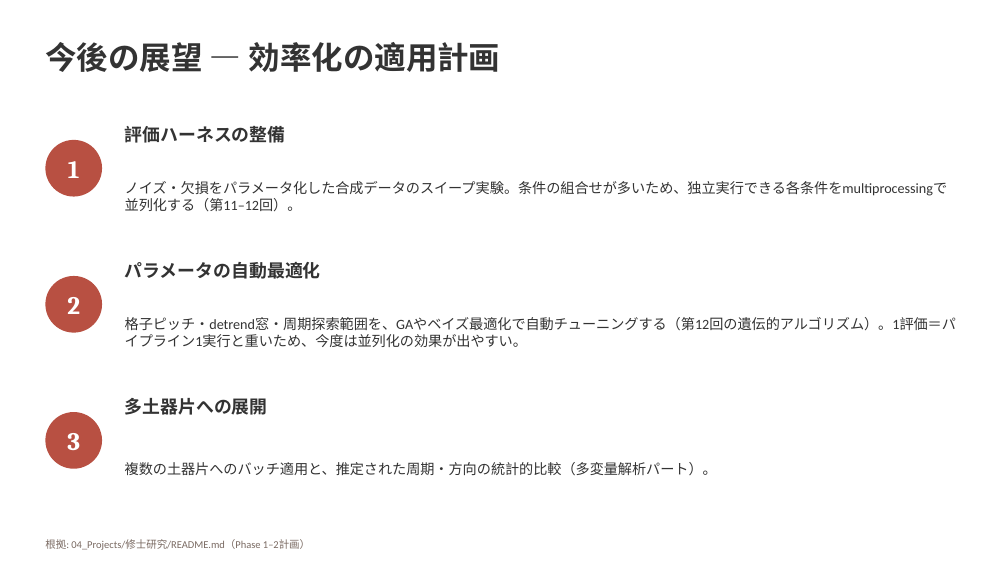
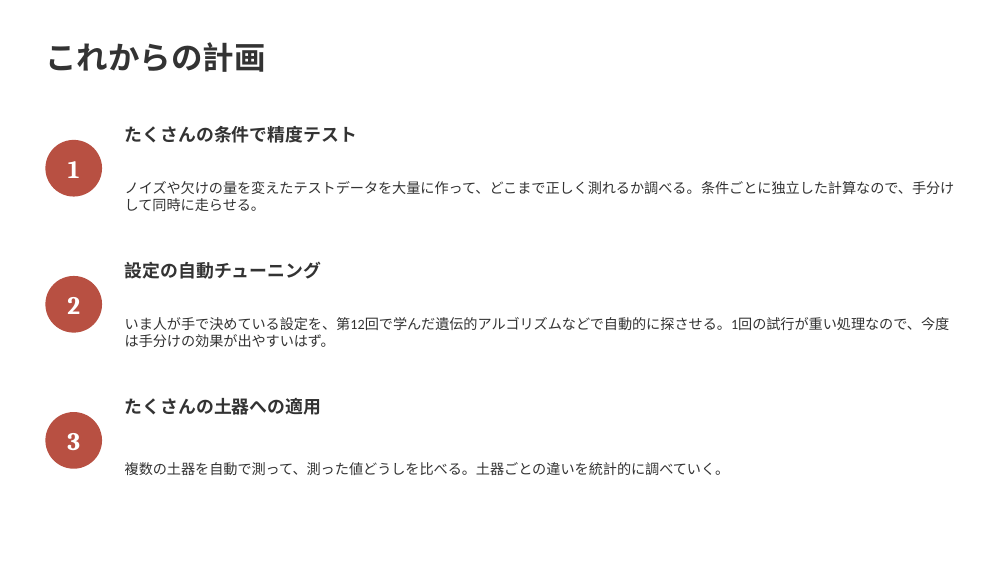
Before and after one commit to Ryusan09/MultivariatAanalysis, a slide deck: slide 9 of 13/第13回発表_修士研究と大規模計算.pptx. Drawn at 1008x567 pixels with LibreOffice and Linux fonts; fonts in the diff are those of the drawing. Boxes give left, top, right and bottom in pixels: in the first picture for what was removed or moved away, otherwise in the second. Text is boxed around its words. In the diff, an @@ line names an element or a change of style, - is before the commit and + after.

```diff
--- a/13/第13回発表_修士研究と大規模計算.pptx
+++ b/13/第13回発表_修士研究と大規模計算.pptx
@@ text at <box>45,42,265,72</box>: text changed @@
-今後の展望 — 効率化の適用計画
+これからの計画
@@ text at <box>125,126,357,143</box>: text changed @@
-評価ハーネスの整備
+たくさんの条件で精度テスト
@@ text at <box>125,181,955,211</box>: text changed @@
-ノイズ・欠損をパラメータ化した合成データのスイープ実験。条件の組合せが多いため、独立実行できる各条件をmultiprocessingで並列化する（第11–12回）。
+ノイズや欠けの量を変えたテストデータを大量に作って、どこまで正しく測れるか調べる。条件ごとに独立した計算なので、手分けして同時に走らせる。
@@ text at <box>125,261,322,279</box>: text changed @@
-パラメータの自動最適化
+設定の自動チューニング
@@ text at <box>125,317,950,347</box>: text changed @@
-格子ピッチ・detrend窓・周期探索範囲を、GAやベイズ最適化で自動チューニングする（第12回の遺伝的アルゴリズム）。1評価＝パイプライン1実行と重いため、今度は並列化の効果が出やすい。
+いま人が手で決めている設定を、第12回で学んだ遺伝的アルゴリズムなどで自動的に探させる。1回の試行が重い処理なので、今度は手分けの効果が出やすいはず。
@@ text at <box>125,398,322,415</box>: text changed @@
-多土器片への展開
+たくさんの土器への適用
@@ text at <box>125,462,730,475</box>: text changed @@
-複数の土器片へのバッチ適用と、推定された周期・方向の統計的比較（多変量解析パート）。
+複数の土器を自動で測って、測った値どうしを比べる。土器ごとの違いを統計的に調べていく。
@@ text removed at <box>45,539,310,550</box> @@
-根拠: 04_Projects/修士研究/README.md（Phase 1–2計画）
```
Also in this commit, not shown: 7 other slides changed, 2 slides added, 2 slides removed, 1 other file.
